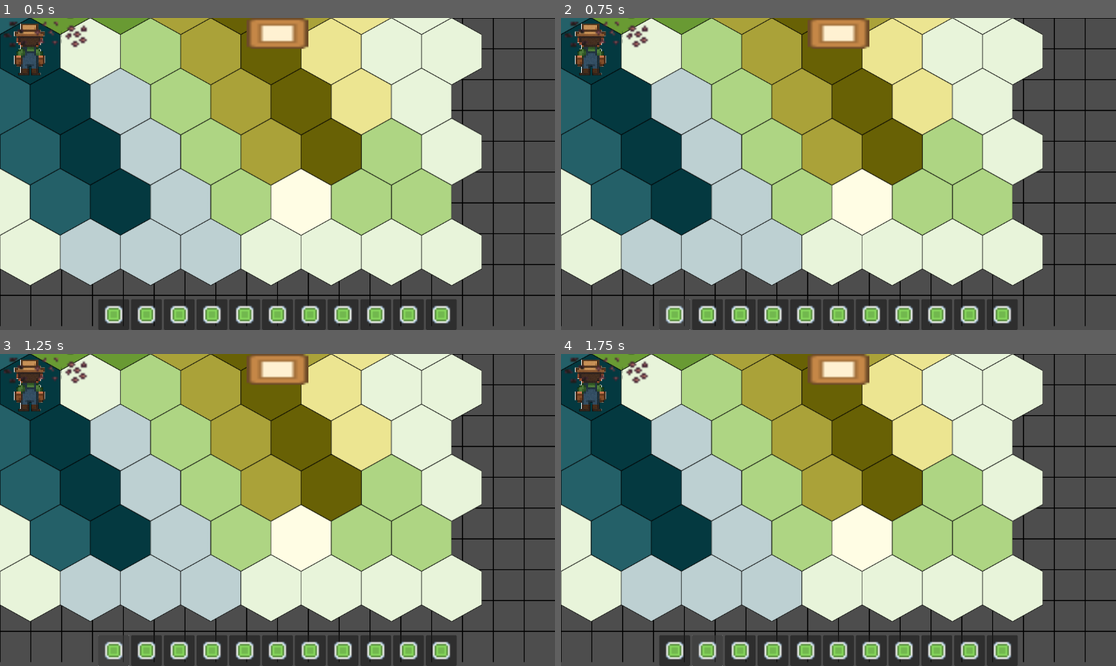
Above: before the commit, frames 1-4 (two rows, left to right).
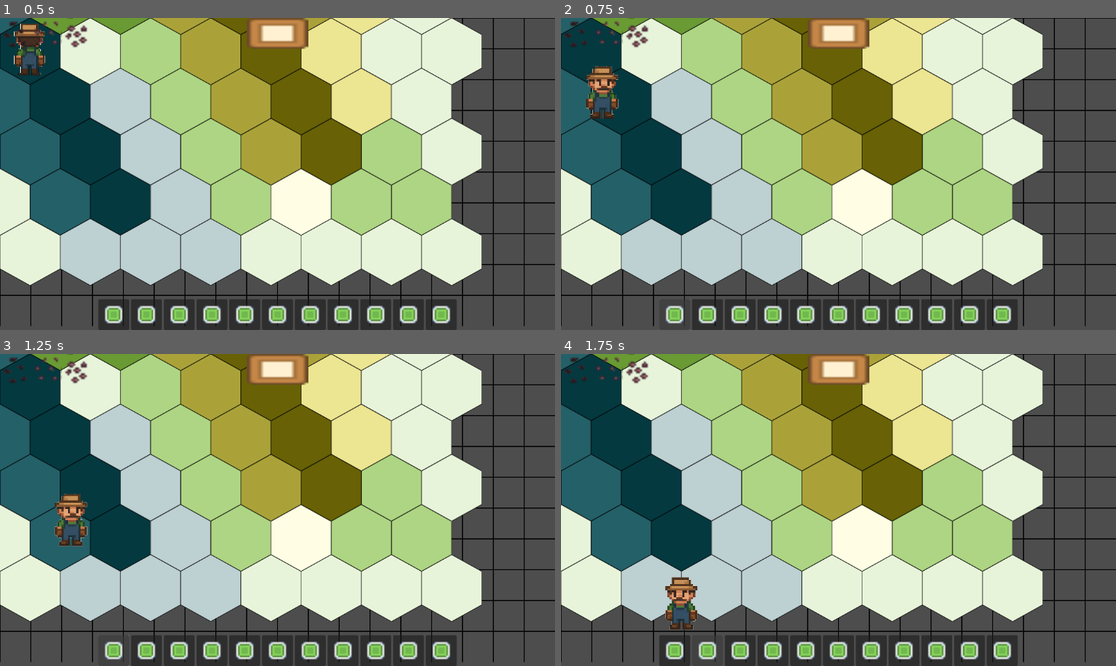
Above: after the commit, the same moments.

Repository: BlueDespero/slavicgamejam2025
Game: Godot game, scene res://main.tscn
The game is run twice, just before and just after one commit, with the same random seed, the same clock (stepped at 60 frames per second) and the same inputs.
Inputs (mouse positions are in pixels of both pictures, inside the frame that each line leads up to):
- Up to frame 1 (0.5 s): no input
- Up to frame 2 (0.75 s): click (672, 314) at 0.5 s
- Up to frame 3 (1.25 s): no input
- Up to frame 4 (1.75 s): click (705, 650) at 1.27 s

Frame 1 is identical in both runs. In frame 2, 1.4% of the frame differs, in the area x 2-11%, y 1-33%; in frame 3, 1.4%; in frame 4, 1.4%, in the area x 2-25%, y 1-89%.
Error before the commit: Cannot call method 'local_to_map' on a null value. (res://player/player.gd:20)

Commit message:
Move player to main

Diff:
--- a/main.tscn
+++ b/main.tscn
@@ -1,14 +1,17 @@
-[gd_scene load_steps=4 format=3 uid="uid://cgifmsx4lhem8"]
+[gd_scene load_steps=5 format=3 uid="uid://cgifmsx4lhem8"]
 
-[ext_resource type="Script" path="res://main.gd" id="1_ig7tw"]
+[ext_resource type="Script" uid="uid://bewb1j0gyhyrk" path="res://main.gd" id="1_ig7tw"]
 [ext_resource type="PackedScene" uid="uid://1al25n8y6pmm" path="res://GUI/gui.tscn" id="2_0xm2m"]
-[ext_resource type="PackedScene" uid="uid://cdjeg2o61jpmm" path="res://map.tscn" id="3_h2yge"]
+[ext_resource type="PackedScene" uid="uid://cqpw0gnmoueuk" path="res://map.tscn" id="3_h2yge"]
+[ext_resource type="PackedScene" uid="uid://dakjklchn58ud" path="res://player/player.tscn" id="4_1bvp3"]
 
 [node name="Main" type="Node2D"]
 script = ExtResource("1_ig7tw")
 
-[node name="Player" type="CollisionShape2D" parent="."]
-
 [node name="GUI" parent="." instance=ExtResource("2_0xm2m")]
 
 [node name="Map" parent="." instance=ExtResource("3_h2yge")]
+
+[node name="Player" parent="." instance=ExtResource("4_1bvp3")]
+position = Vector2(60, 75)
+scale = Vector2(0.25, 0.25)
--- a/map.tscn
+++ b/map.tscn
@@ -1,8 +1,7 @@
-[gd_scene load_steps=5 format=4 uid="uid://cdjeg2o61jpmm"]
+[gd_scene load_steps=4 format=4 uid="uid://cqpw0gnmoueuk"]
 
 [ext_resource type="Texture2D" uid="uid://brat7i7m8t8jk" path="res://img/tiles.png" id="1_c7s6e"]
 [ext_resource type="Script" uid="uid://33ra4cmoq1j" path="res://terrain.gd" id="2_wijl4"]
-[ext_resource type="PackedScene" uid="uid://dakjklchn58ud" path="res://player/player.tscn" id="2_wijl4"]
 
 [sub_resource type="TileSetAtlasSource" id="TileSetAtlasSource_wijl4"]
 texture = ExtResource("1_c7s6e")
@@ -644,11 +643,6 @@
 
 [node name="Terrain" type="TileMapLayer" parent="."]
 use_parent_material = true
-
 tile_map_data = PackedByteArray("AAD/////AAACAAIAAAAAAP//AAACAAEAAAABAP//AAACAAEAAAD9//7/AAAAAAIAAAD9////AAAAAAIAAAD9/w …(1232 unchanged characters)…
 tile_set = SubResource("TileSet_e0an3")
 collision_enabled = false
-script = ExtResource("2_wijl4")
-[node name="Player" parent="." instance=ExtResource("2_wijl4")]
-position = Vector2(60, 75)
-scale = Vector2(0.25, 0.25)
--- a/player/player.gd
+++ b/player/player.gd
@@ -1,13 +1,13 @@
 extends Area2D
 
 @export var speed = 400;
-@export var tile_map: TileMap
+#@export var tile_map: TileMap
 var screen_size
 var target_position: Vector2
 
 func _ready() -> void:
-	if tile_map == null:
-		print_rich("[color=red]ERROR: TileMap not assigned to the player script.[/color]")
+	#if tile_map == null:
+		#print_rich("[color=red]ERROR: TileMap not assigned to the player script.[/color]")
 	screen_size = get_viewport_rect().size
 	target_position = global_position
 
@@ -16,9 +16,10 @@
 		event is InputEventMouseButton
 		and event.button_index == MOUSE_BUTTON_LEFT and event.is_pressed()
 	):
-		var mouse_pos = get_global_mouse_position()
-		var clicked_tile_coords = tile_map.local_to_map(mouse_pos)
-		target_position = tile_map.map_to_local(clicked_tile_coords)
+		target_position = get_global_mouse_position()
+		#var mouse_pos = get_global_mouse_position()
+		#var clicked_tile_coords = tile_map.local_to_map(mouse_pos)
+		#target_position = tile_map.map_to_local(clicked_tile_coords)
 
 func _physics_process(delta):
 	var direction = global_position.direction_to(target_position)
